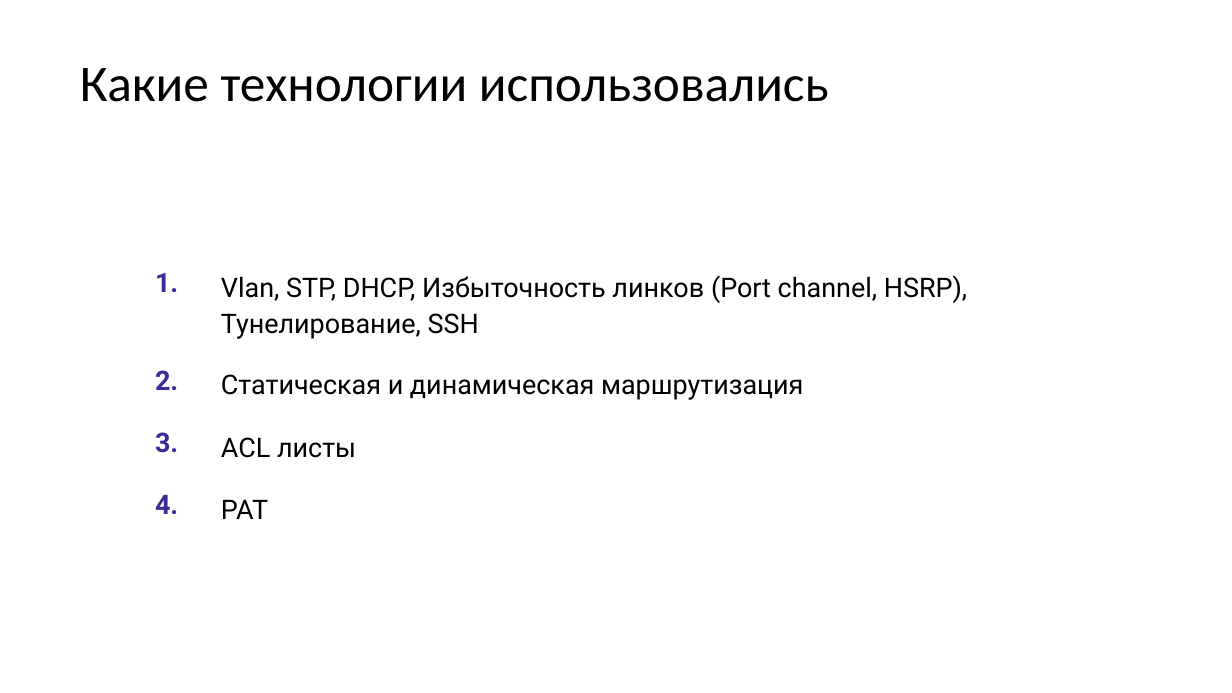
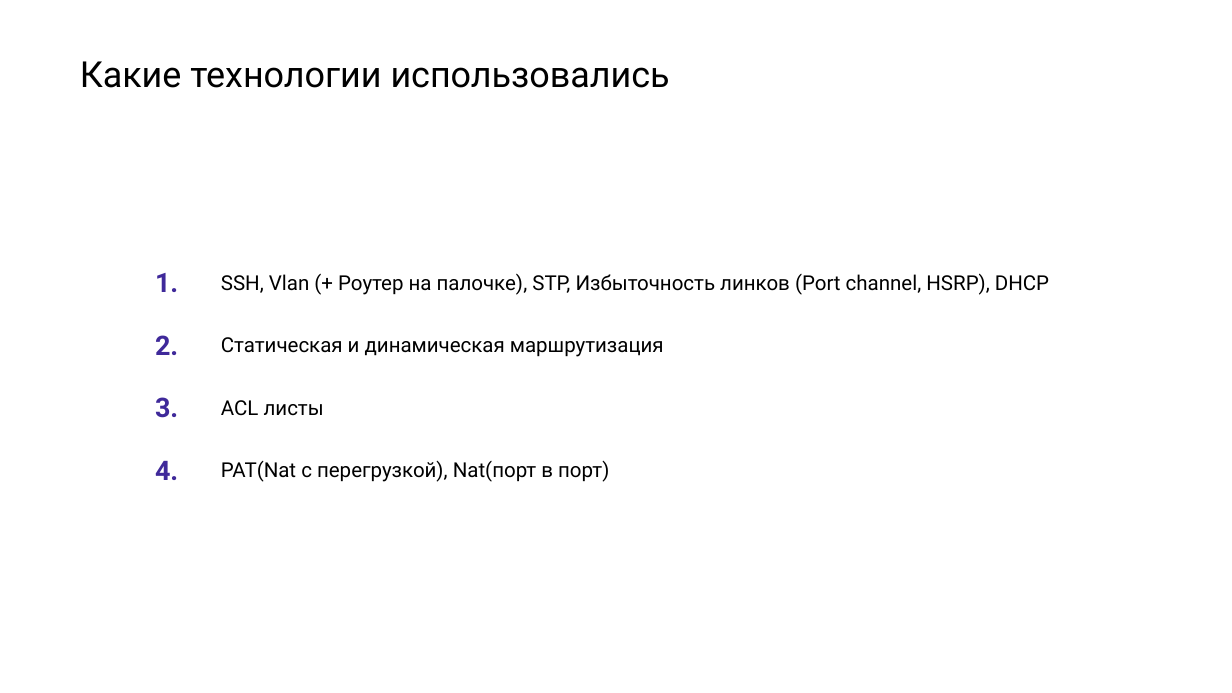
Before and after one commit to aarkin002/otus_NEb, a slide deck: slide 6 of Project/Otus_basic.pptx. Drawn at 1232x693 pixels with LibreOffice and Linux fonts; fonts in the diff are those of the drawing. Boxes give left, top, right and bottom in pixels: in the first picture for what was removed or moved away, otherwise in the second. Text is boxed around its words. In the diff, an @@ line names an element or a change of style, - is before the commit and + after.

```diff
--- a/Project/Otus_basic.pptx
+++ b/Project/Otus_basic.pptx
@@ title "Какие технологии использовались" at [80,61,670,88]: size 40 to 28 pt, font Calibri to Roboto @@
@@ table at [128,256,1104,568] @@
-row 1, column 2: Vlan, STP, DHCP, Избыточность линков (Port channel, HSRP), Тунелирование, SSH
+row 1, column 2: SSH, Vlan (+ Роутер на палочке), STP, Избыточность линков (Port channel, HSRP), DHCP
-row 4, column 2: PAT
+row 4, column 2: PAT(Nat с перегрузкой), Nat(порт в порт)
@@ size 21 to 16 pt in "Статическая и динамическая маршрутизация", "ACL листы" @@
```
Also in this commit, not shown: 2 other slides changed, 19 slides added, 2 slides removed, 1 other file.
